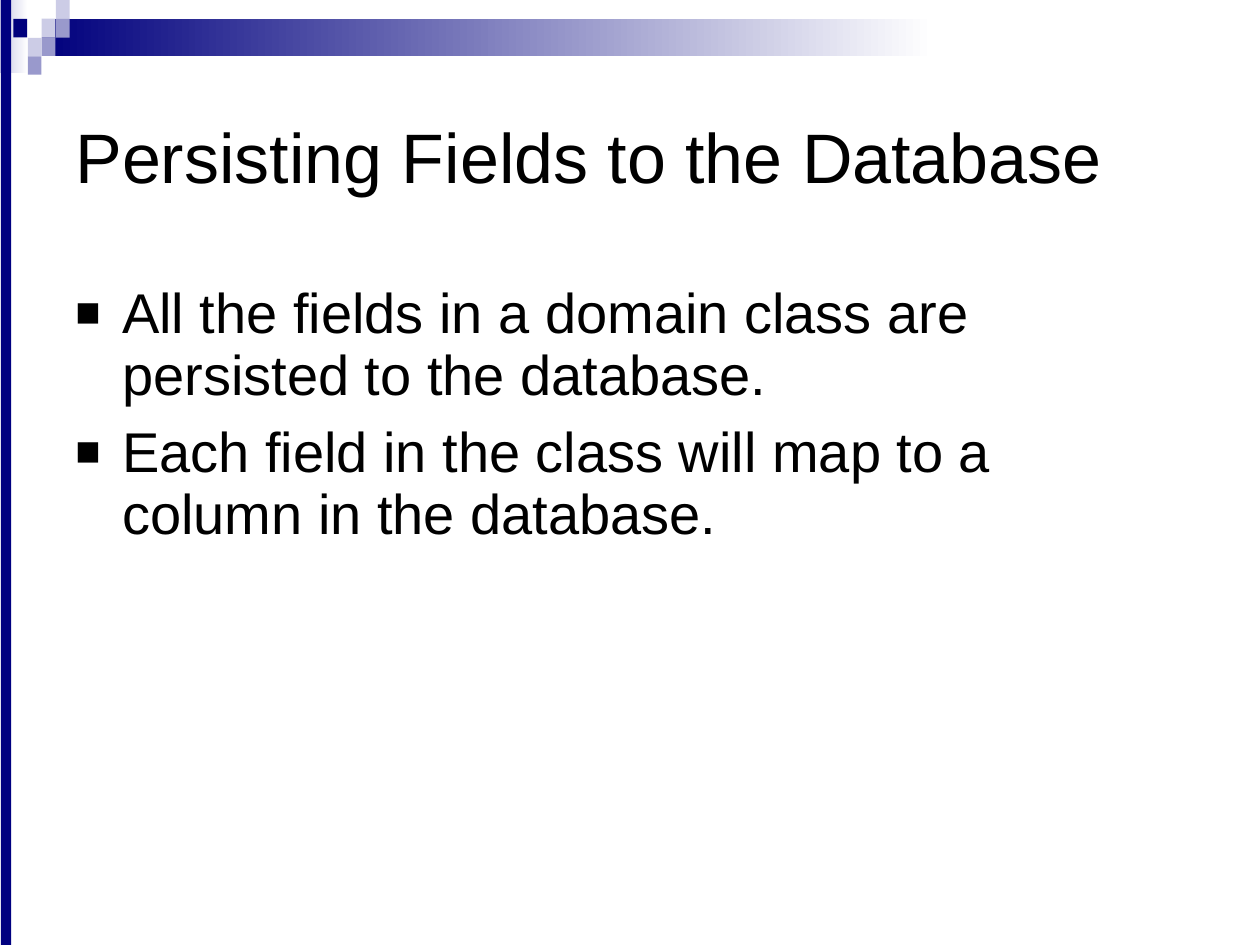
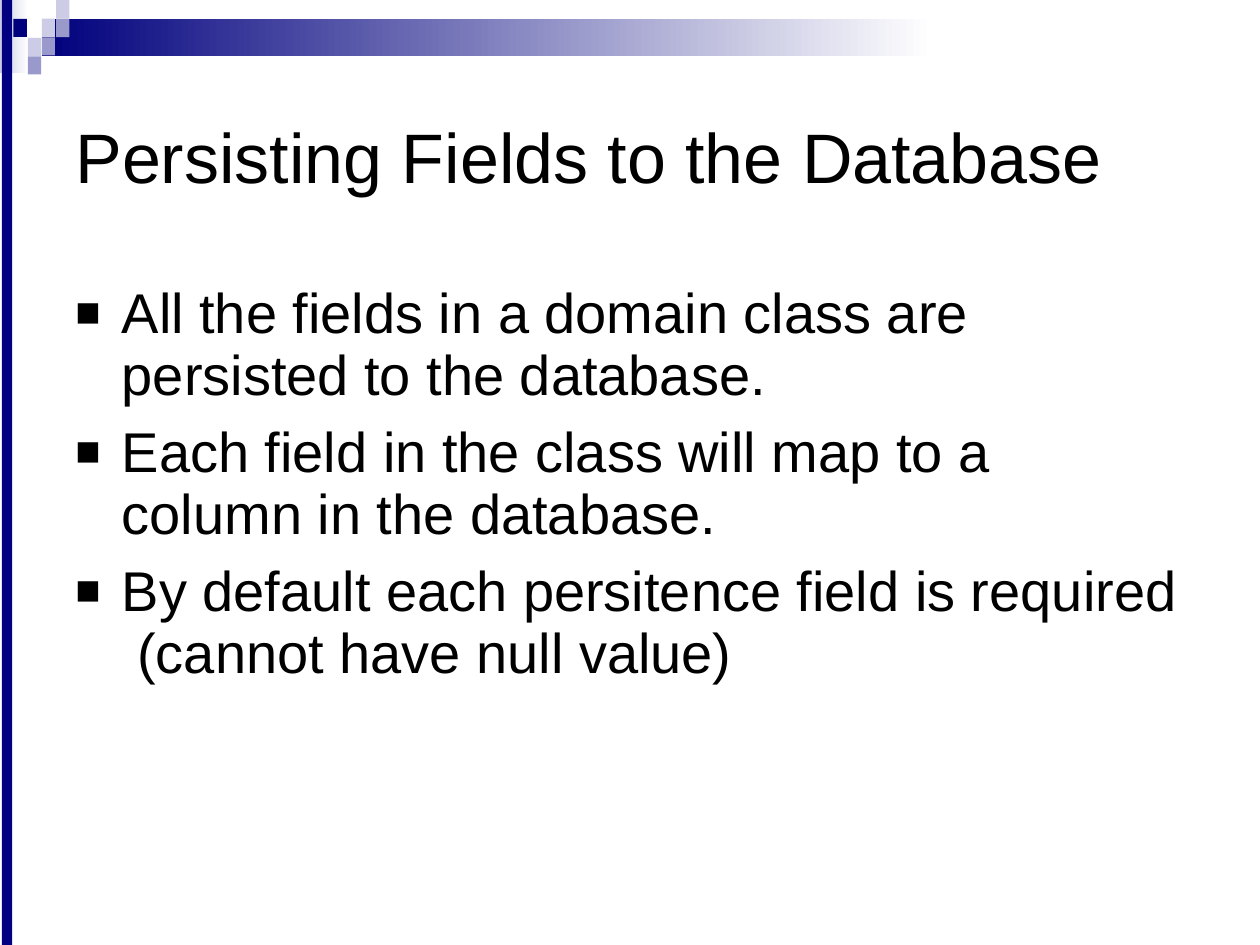
Before and after one commit to meudaypratap/grailsdomain1, a slide deck: slide 7 of Domain_Classses_1.ppt (slide 5 before the commit). Drawn at 1260x945 pixels with LibreOffice and Linux fonts; fonts in the diff are those of the drawing; background and template pictures are left out. Boxes give left, top, right and bottom in pixels: in the first picture for what was removed or moved away, otherwise in the second. Text is boxed around its words. In the diff, an @@ line names an element or a change of style, - is before the commit and + after.

```diff
--- a/Domain_Classses_1.ppt
+++ b/Domain_Classses_1.ppt
@@ text at bbox=[122, 570, 1176, 684]: paragraph added @@
+■ By default each persitence field is required (cannot have null value)
```
Also in this commit, not shown: 6 other slides changed.
